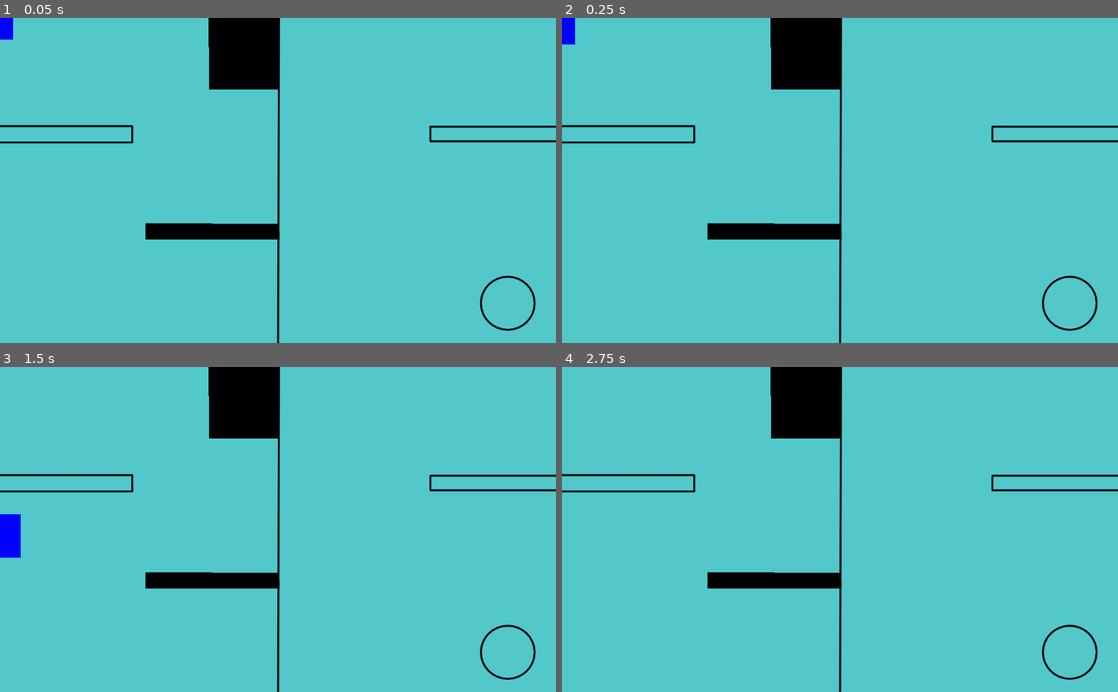
Above: before the commit, frames 1-4 (two rows, left to right).
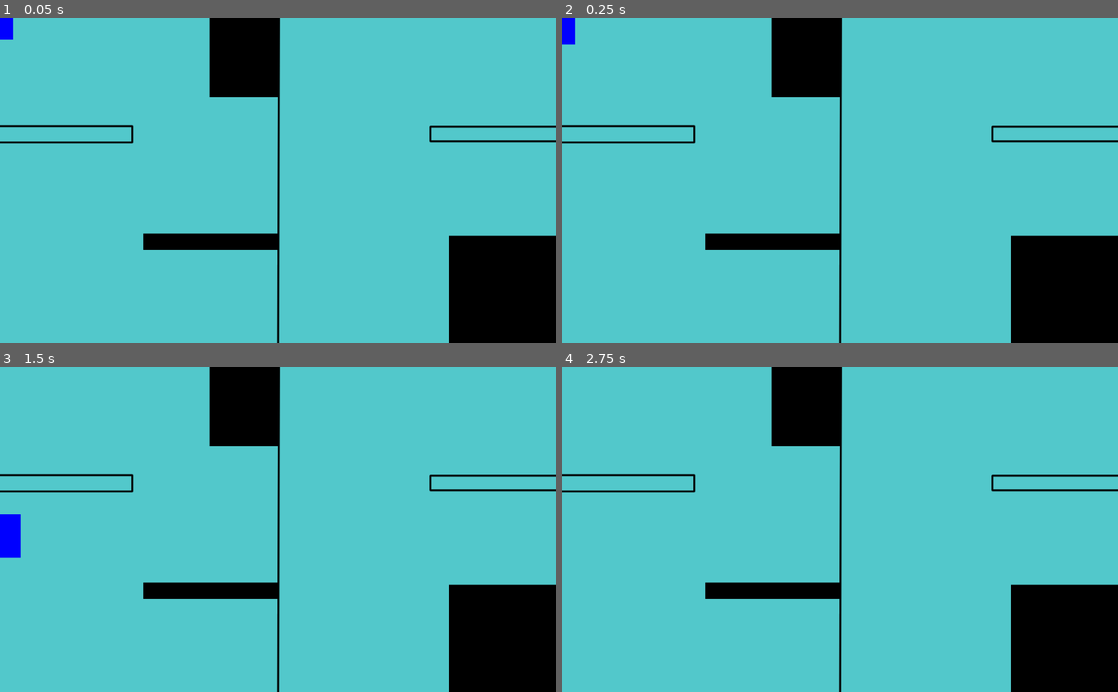
Above: after the commit, the same moments.

Repository: SanPug1/Prison-Break-Game
Game: Godot game, scene res://Everything.tscn
Same seed, same stepped clock (60 frames per second), same inputs: the game is played once before the commit and once after it. Sound files missing from this copy of the repository are replaced by a short silence.
Inputs (mouse positions are in pixels of both pictures, inside the frame that each line leads up to):
- Up to frame 1 (0.05 s): no input
- Up to frame 2 (0.25 s): no input
- Up to frame 3 (1.5 s): click "Start" at 0.5 s; move the mouse to (400, 513) at 1.27 s; hold Right (player_right) from 1.28 s (still down); click (400, 513) at 1.35 s
- Up to frame 4 (2.75 s): move the mouse to (728, 545) at 2.02 s; release Right (player_right) at 2.03 s; hold Left (player_left) from 2.03 s (still down); click (728, 545) at 2.1 s

The runs differ from the first frame. In frame 1, 8.2% of the frame differs, in the area x 25-100%, y 0-100%; in frame 2, 8.2%; in frame 3, 8.2%; in frame 4, 8.2%.

Commit message:
puzzle 1

Diff:
--- a/Everything.tscn
+++ b/Everything.tscn
@@ -13,4 +13,3 @@
 [node name="Levels" parent="." instance=ExtResource( 2 )]
 
 [node name="Player" parent="." instance=ExtResource( 4 )]
-horizontal_drag = 0.93
--- a/Levels/Puzzle 1.gd
+++ b/Levels/Puzzle 1.gd
@@ -1,10 +1,11 @@
-extends Node
+extends Node2D
 
-
+signal level2
 # Declare member variables here. Examples:
-# var a = 2
-# var b = "text"
-
+var itemFound = 0
+var p1 = false
+var p2 = false
+var p3 = false
 
 # Called when the node enters the scene tree for the first time.
 func _ready():
@@ -12,5 +13,37 @@
 
 
 # Called every frame. 'delta' is the elapsed time since the previous frame.
-#func _process(delta):
-#	pass
+func _process(delta):
+	if(itemFound == 3):
+		emit_signal("level2")
+	if Input.is_action_just_pressed("left_click"):
+		if(get_viewport().get_mouse_position().x >= 266 && get_viewport().get_mouse_position().x <= 510 && get_viewport().get_mouse_position().y >= 398 && get_viewport().get_mouse_position().y <= 428):
+			if(!p1):
+				itemFound += 1
+				p1 = true
+			#_draw($Polygon1.position, 125, 0, 2*PI)
+		elif(get_viewport().get_mouse_position().x >= 385 && get_viewport().get_mouse_position().x <= 513 && get_viewport().get_mouse_position().y >= -38 && get_viewport().get_mouse_position().y <= 146):
+			if(!p2):
+				itemFound += 1
+				p2 = true
+			#_draw($Polygon2.position, 185, 0, 2*PI)
+		elif(get_viewport().get_mouse_position().x >= 827 && get_viewport().get_mouse_position().x <= 1027 && get_viewport().get_mouse_position().y >= 402 && get_viewport().get_mouse_position().y <= 602):
+			if(!p3):
+				itemFound += 1
+				p3 = true
+			#_draw($Polygon3.position, 202, 0, 2*PI)
+	print(itemFound)
+
+#func _draw(center, radius, angle_from, angle_to):
+#	draw_circle_arc(center, radius, angle_from, angle_to, Color.red)
+#
+#func draw_circle_arc(center, radius, angle_from, angle_to, color):
+#	var nb_points = 32
+#	var points_arc = PackedVector2Array()
+#
+#	for i in range(nb_points + 1):
+#		var angle_point = deg2rad(angle_from + i * (angle_to-angle_from) / nb_points - 90)
+#		points_arc.push_back(center + Vector2(cos(angle_point), sin(angle_point)) * radius)
+#
+#	for index_point in range(nb_points):
+#		draw_line(points_arc[index_point], points_arc[index_point + 1], color)
--- a/Levels/Puzzle 1.tscn
+++ b/Levels/Puzzle 1.tscn
@@ -1,19 +1,27 @@
-[gd_scene load_steps=2 format=2]
+[gd_scene load_steps=3 format=2]
 
 [ext_resource path="res://Art/p1.png" type="Texture" id=1]
+[ext_resource path="res://Levels/Puzzle 1.gd" type="Script" id=2]
 
-[node name="Puzzle 1" type="Node"]
+[node name="Puzzle 1" type="Node2D"]
+script = ExtResource( 2 )
 
 [node name="Sprite" type="Sprite" parent="."]
 position = Vector2( 512, 301 )
 texture = ExtResource( 1 )
 
 [node name="Polygon1" type="Polygon2D" parent="."]
-position = Vector2( 267, 179 )
+position = Vector2( 388, 413 )
 scale = Vector2( 1.01646, 1 )
 color = Color( 0, 0, 0, 1 )
-polygon = PoolVector2Array( 243, 201, 1, 200, 1, 230, 244, 230, 243.562, 217.286 )
+polygon = PoolVector2Array( 122, -15, -122, -15, -122, 15, 122, 15 )
 
 [node name="Polygon2" type="Polygon2D" parent="."]
+position = Vector2( 449, 54 )
 color = Color( 0, 0, 0, 1 )
-polygon = PoolVector2Array( 384, -24, 385, 132, 514, 132, 514, -25 )
+polygon = PoolVector2Array( -63, -92, -63, 92, 65, 92, 65, -92 )
+
+[node name="Polygon3" type="Polygon2D" parent="."]
+position = Vector2( 927, 502 )
+color = Color( 0, 0, 0, 1 )
+polygon = PoolVector2Array( -100, -100, 100, -100, 100, 100, -100, 100 )
